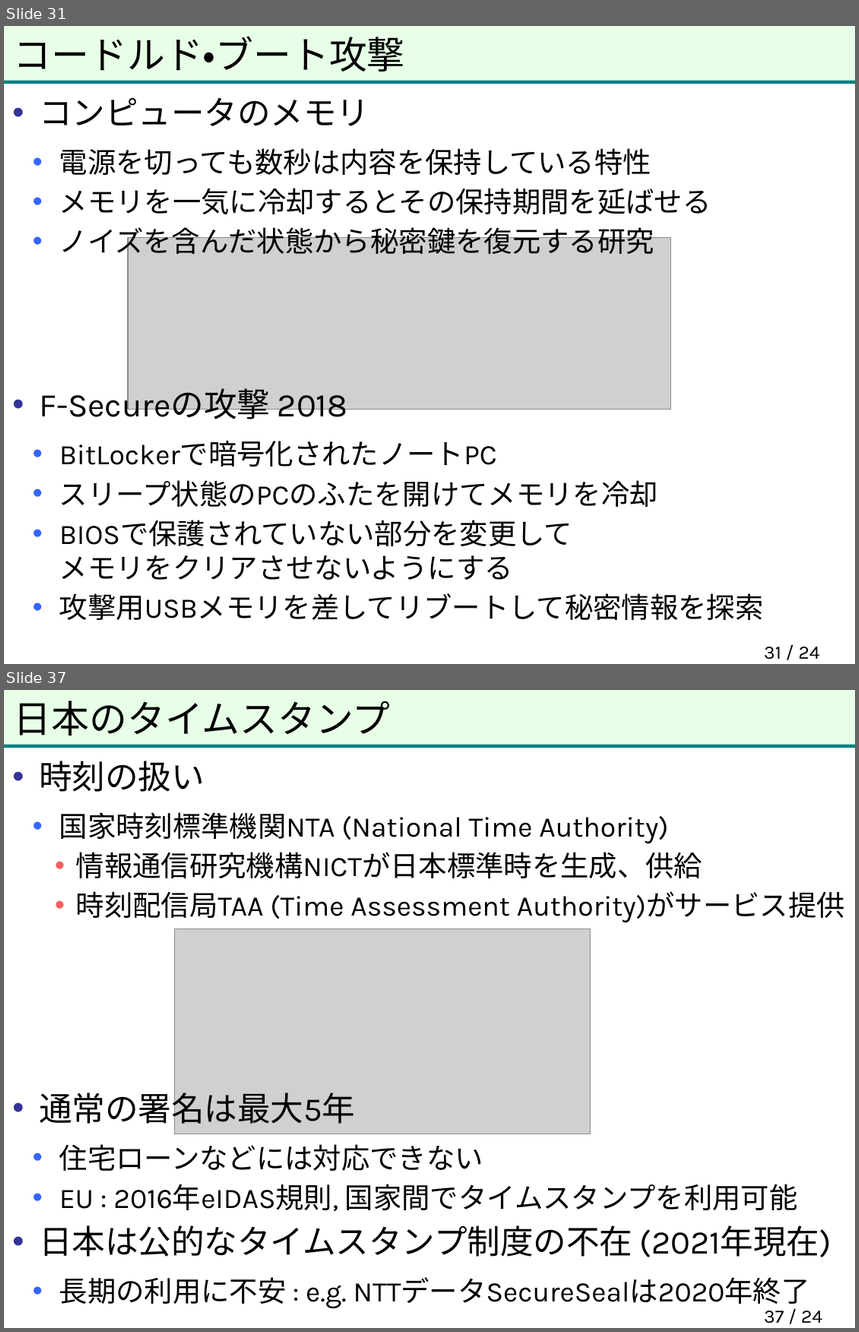
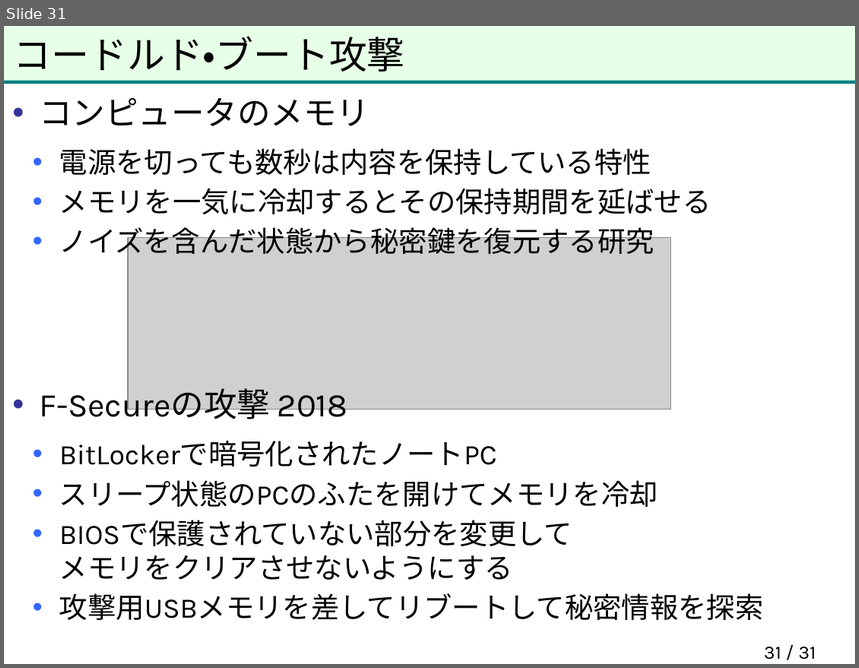
Before and after one commit to herumi/anninbon, a slide deck: lec/anninbon7.pptx. Shown one above the other, each under a label of ours: slides 31 and 37 before the commit, slide 31 after it; the slides between them are not shown. The pictures are 859x1332 and 859x668 pixels, drawn with LibreOffice and Linux fonts; fonts in the diff are those of the drawing; grey boxes stand for pictures; background and template pictures are left out. Boxes give left, top, right and bottom in pixels: in the first picture for what was removed or moved away, otherwise in the second. Text is boxed around its words. In the diff, an @@ line names an element or a change of style, - is before the commit and + after.

```diff
--- a/lec/anninbon7.pptx
+++ b/lec/anninbon7.pptx
@@ slide 37 removed at <box>4,690,855,1328</box>, background #FFFFFF; not listed: 2 template elements that a slide beside it also shows @@
@@ title removed at <box>14,701,391,736</box> @@
-日本のタイムスタンプ
@@ text removed at <box>39,761,845,1309</box> @@
-• 時刻の扱い
-  • 国家時刻標準機関NTA (National Time Authority)
-    • 情報通信研究機構NICTが日本標準時を生成、供給
-    • 時刻配信局TAA (Time Assessment Authority)がサービス提供
-• 通常の署名は最大5年
-  • 住宅ローンなどには対応できない
-  • EU : 2016年eIDAS規則, 国家間でタイムスタンプを利用可能
-• 日本は公的なタイムスタンプ制度の不在 (2021年現在)
-  • 長期の利用に不安 : e.g. NTTデータSecureSealは2020年終了
@@ picture removed at <box>175,929,591,1135</box> @@
@@ page number removed at <box>764,1311,823,1324</box> @@
-37 / 24
@@ page number at <box>764,647,816,660</box>: text changed @@
-31 / 24
+31 / 31
```
Also in this commit, not shown: 1 slide changed, 16 other slides removed, 1 other file.
